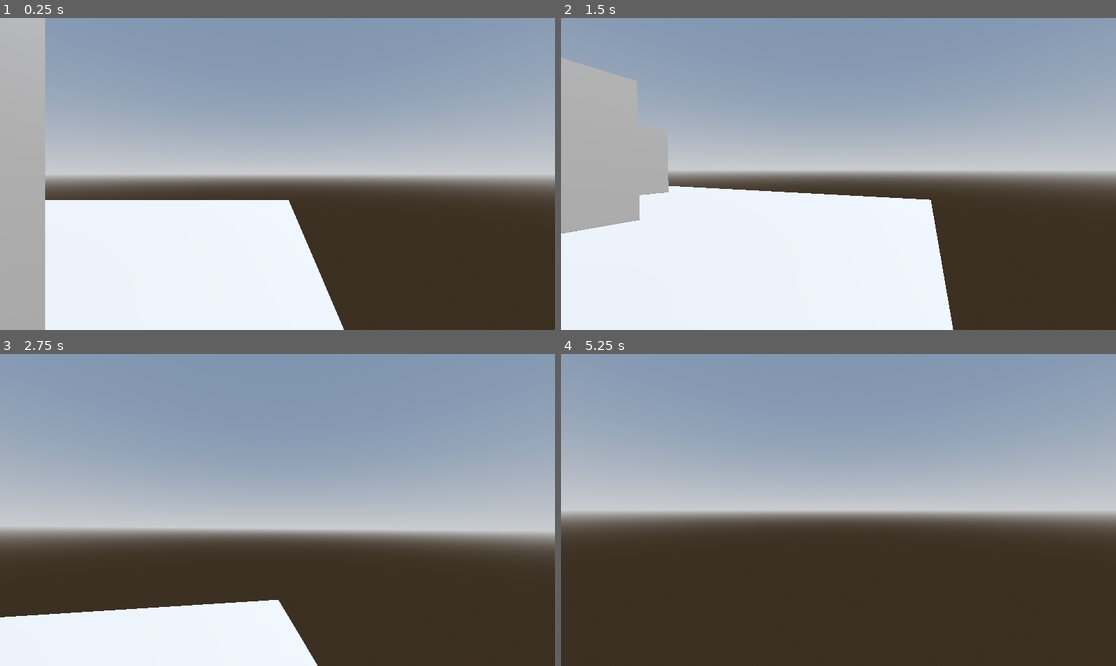
Above: before the commit, frames 1-4 (two rows, left to right).
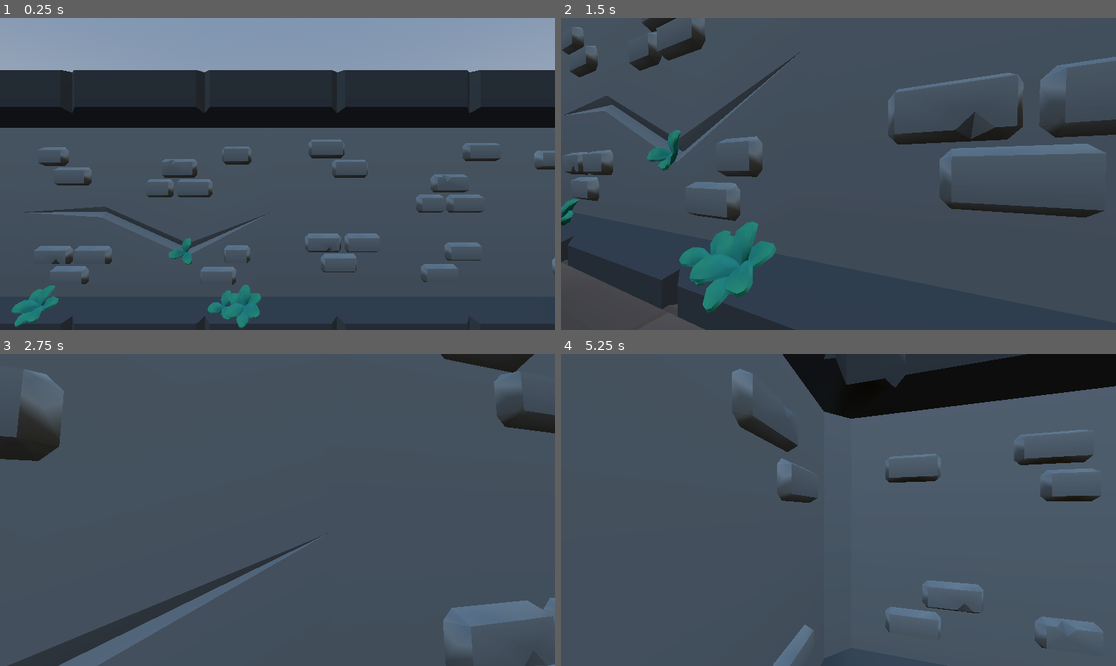
Above: after the commit, the same moments.

Repository: Daniel-Geo/medieval-adventure
Game: Godot game, scene res://scenes/main.tscn
Two runs of this game, one before a commit and one after it. Both use one fixed random seed, a clock stepped at 60 frames per second and the inputs below.
Inputs (mouse positions are in pixels of both pictures, inside the frame that each line leads up to):
- Up to frame 1 (0.25 s): no input
- Up to frame 2 (1.5 s): tap Enter at 0.5 s; move the mouse to (866, 174) at 0.52 s; hold Q (crouch) 0.53-1.28 s; hold W (forward) from 0.53 s (still down); tap Space (jump) at 0.77 s; move the mouse to (810, 174) at 1.27 s; tap Alt (free_look) at 1.35 s
- Up to frame 3 (2.75 s): keep holding W (forward); tap Space (jump) at 1.52 s; move the mouse to (288, 503) at 2.02 s; hold Shift (sprint) from 2.03 s (still down)
- Up to frame 4 (5.25 s): keep holding W (forward); move the mouse to (832, 516) at 2.77 s; release Shift (sprint) at 2.78 s; tap Q (crouch) at 2.85 s; tap Space (jump) at 3.02, 3.77, 4.52 s; move the mouse to (877, 513) at 3.52 s; hold Alt (free_look) 3.53-4.28 s; move the mouse to (794, 506) at 4.27 s; tap Shift (sprint) at 4.35 s; move the mouse to (844, 510) at 5.02 s; hold Q (crouch) from 5.03 s (still down)

The runs differ from the first frame. In frame 1, 84% of the frame differs, in the area x 0-100%, y 0-100%; in frame 2, 100%; in frame 3, 99%; in frame 4, 100%.

Commit message:
Expand main scene layout
Adds a larger building interior to `main.tscn` with wall, floor, chest, and barrel instances, while hiding the old CSG greyboxing setup. Also refines the chair collision with an additional shape and tighter sizing.

Diff:
--- a/scenes/main.tscn
+++ b/scenes/main.tscn
@@ -1,6 +1,18 @@
 [gd_scene format=3 uid="uid://bcpta8g7esve3"]
 
 [ext_resource type="PackedScene" uid="uid://j3bb5kt4ixjr" path="res://scenes/player.tscn" id="1_o5qli"]
+[ext_resource type="PackedScene" uid="uid://cgny3ubnf3cxr" path="res://scenes/props/chest.tscn" id="2_sugp2"]
+[ext_resource type="PackedScene" uid="uid://cpos4f7r3wr5l" path="res://scenes/props/barrel.tscn" id="3_jyhfs"]
+[ext_resource type="PackedScene" uid="uid://dujvfyghlk85o" path="res://scenes/building/wall.tscn" id="4_jyhfs"]
+[ext_resource type="PackedScene" uid="uid://ce0mithx6vwht" path="res://scenes/building/wall_arched_hollow.tscn" id="4_o6xl0"]
+[ext_resource type="PackedScene" uid="uid://t3webryrg4it" path="res://scenes/building/wall_corner.tscn" id="5_tipki"]
+[ext_resource type="PackedScene" uid="uid://c551h1over7mx" path="res://scenes/building/wall_tsplit.tscn" id="7_85g3d"]
+[ext_resource type="PackedScene" uid="uid://dbhgv5tv1btxj" path="res://scenes/building/wall_cracked.tscn" id="7_trceg"]
+[ext_resource type="PackedScene" uid="uid://cfp82rnum6mn2" path="res://scenes/building/pillar.tscn" id="8_a8y0u"]
+[ext_resource type="PackedScene" uid="uid://b0miwbr7df1b5" path="res://scenes/building/wall_window_closed.tscn" id="10_jkv2x"]
+[ext_resource type="PackedScene" uid="uid://cld060d4722ac" path="res://scenes/building/wall_arched.tscn" id="11_jbj1t"]
+[ext_resource type="PackedScene" uid="uid://bupojdn8u1ex8" path="res://scenes/building/wall_shelved.tscn" id="12_muem4"]
+[ext_resource type="PackedScene" uid="uid://b8ybawvi16omc" path="res://scenes/building/floor_wood.tscn" id="13_dp3eg"]
 
 [sub_resource type="ProceduralSkyMaterial" id="ProceduralSkyMaterial_7dm0k"]
 sky_horizon_color = Color(0.66224277, 0.6717428, 0.6867428, 1)
@@ -15,6 +27,10 @@
 tonemap_mode = 2
 glow_enabled = true
 
+[sub_resource type="StandardMaterial3D" id="StandardMaterial3D_sugp2"]
+transparency = 1
+albedo_color = Color(0, 1, 1, 0.46666667)
+
 [node name="Main" type="Node3D" unique_id=986578053]
 
 [node name="WorldEnvironment" type="WorldEnvironment" parent="." unique_id=2065818195]
@@ -25,17 +41,22 @@
 shadow_enabled = true
 
 [node name="Floor" type="CSGBox3D" parent="." unique_id=82722786]
-transform = Transform3D(38.880005, 0, 0, 0, 1, 0, 0, 0, 30.624002, 0, 0, 0)
-use_collision = true
+transform = Transform3D(38.880005, 0, 0, 0, 1, 0, 0, 0, 30.624002, 0, -5, 0)
+visible = false
+use_collision = true
+metadata/_edit_lock_ = true
 
 [node name="CSGCombiner3D" type="CSGCombiner3D" parent="." unique_id=480943320]
 transform = Transform3D(1, 0, 0, 0, 1, 0, 0, 0, 1, 14.1, 0, 2.5)
-use_collision = true
+visible = false
+material_override = SubResource("StandardMaterial3D_sugp2")
+metadata/_edit_lock_ = true
 
 [node name="CSGBox3D" type="CSGBox3D" parent="CSGCombiner3D" unique_id=1869914816]
 transform = Transform3D(1, 0, 0, 0, 1, 0, 0, 0, 1, 2.9999995, 2.9, 0)
 use_collision = true
 size = Vector3(1.4, 4.8, 6.4)
+metadata/_edit_lock_ = true
 
 [node name="CSGCylinder3D" type="CSGCylinder3D" parent="CSGCombiner3D/CSGBox3D" unique_id=1192053921]
 transform = Transform3D(-9.791351e-08, -1.4, 0, 2.24, -6.119594e-08, 0, 0, 0, 0.84000003, 0, -3.5, 0)
@@ -47,26 +68,31 @@
 transform = Transform3D(5.2154064e-08, 0, -1.0000001, 0, 1, 0, 0.70000005, 0, 7.4505806e-08, -0.9000006, 2.9, -2.7000003)
 use_collision = true
 size = Vector3(1.4, 4.8, 6.4)
+metadata/_edit_lock_ = true
 
 [node name="CSGBox3D3" type="CSGBox3D" parent="CSGCombiner3D" unique_id=914972102]
 transform = Transform3D(5.2154064e-08, 0, -1.0000001, 0, 1, 0, 0.70000005, 0, 7.4505806e-08, -0.9000006, 2.9, 2.6999998)
 use_collision = true
 size = Vector3(1.4, 4.8, 6.4)
+metadata/_edit_lock_ = true
 
 [node name="CSGBox3D4" type="CSGBox3D" parent="CSGCombiner3D" unique_id=2068516380]
 transform = Transform3D(0.70000005, 0, 1.182172e-07, 0, 1, 0, -8.275204e-08, 0, 1.0000001, -4.6000004, 2.9, 5.3999996)
 use_collision = true
 size = Vector3(1.4, 4.8, 6.4)
+metadata/_edit_lock_ = true
 
 [node name="CSGBox3D5" type="CSGBox3D" parent="CSGCombiner3D" unique_id=923101280]
 transform = Transform3D(0.70000005, 0, 1.182172e-07, 0, 1, 0, -8.275204e-08, 0, 1.0000001, -4.6000004, 2.9, -5.4000006)
 use_collision = true
 size = Vector3(1.4, 4.8, 6.4)
+metadata/_edit_lock_ = true
 
 [node name="CSGBox3D6" type="CSGBox3D" parent="CSGCombiner3D" unique_id=1938675564]
 transform = Transform3D(5.215406e-08, 0, -2.0000002, 0, 1, 0, 0.7, 0, 1.4901161e-07, -11.5, 2.9, -8.1)
 use_collision = true
 size = Vector3(1.4, 4.8, 6.4)
+metadata/_edit_lock_ = true
 
 [node name="CSGBox3D" type="CSGBox3D" parent="CSGCombiner3D/CSGBox3D6" unique_id=1667922716]
 transform = Transform3D(1.5, 0, 0, 0, 3.2899997, 0, 0, 0, 1, 2.3841858e-06, -1.6225, 2.0500002)
@@ -81,6 +107,7 @@
 transform = Transform3D(5.215406e-08, 0, -2.0000002, 0, 1, 0, 0.7, 0, 1.4901161e-07, -11.5, 2.9, 8.1)
 use_collision = true
 size = Vector3(1.4, 4.8, 6.4)
+metadata/_edit_lock_ = true
 
 [node name="CSGSphere3D" type="CSGSphere3D" parent="CSGCombiner3D/CSGBox3D7" unique_id=46080818]
 transform = Transform3D(2.5, 0, 0, 0, 2.5, 0, 1.4210855e-14, 0, 1.25, 0, 0, 0)
@@ -92,6 +119,7 @@
 transform = Transform3D(0.7, 0, 2.837213e-07, 0, 1, 0, -8.275203e-08, 0, 2.4000003, -17.4, 2.9, 1.7881393e-07)
 use_collision = true
 size = Vector3(1.4, 4.8, 6.4)
+metadata/_edit_lock_ = true
 
 [node name="CSGBox3D" type="CSGBox3D" parent="CSGCombiner3D/CSGBox3D8" unique_id=1382367121]
 transform = Transform3D(1.5, 0, 0, 0, 3.2899997, 0, -1.7763568e-14, 0, 1, 4.7683716e-07, -0.79999995, -1.5333331)
@@ -101,16 +129,19 @@
 transform = Transform3D(0.7, 0, 3.1209345e-07, 0, 1, 0, -8.275203e-08, 0, 2.6400003, -31.199999, 2.9, 2.3841858e-07)
 use_collision = true
 size = Vector3(1.4, 4.8, 6.4)
+metadata/_edit_lock_ = true
 
 [node name="CSGBox3D9" type="CSGBox3D" parent="CSGCombiner3D" unique_id=61273100]
 transform = Transform3D(0.70000005, 0, 1.182172e-07, 0, 1, 0, -8.275204e-08, 0, 1.0000001, -13.700001, 2.9, -4.4000006)
 use_collision = true
 size = Vector3(1.4, 4.8, 6.4)
+metadata/_edit_lock_ = true
 
 [node name="CSGBox3D10" type="CSGBox3D" parent="CSGCombiner3D" unique_id=1724617689]
 transform = Transform3D(-1.1335001e-07, 0, 0.9600001, 0, 1, 0, -0.7000001, 0, -1.5545146e-07, -15.532, 2.9, -13.599999)
 use_collision = true
 size = Vector3(1.4, 4.8, 4.8)
+metadata/_edit_lock_ = true
 
 [node name="CSGBox3D" type="CSGBox3D" parent="CSGCombiner3D/CSGBox3D10" unique_id=553286893]
 transform = Transform3D(1.2999985, 0, -1.2505552e-12, 0, 0.99999815, 0, 1.8474111e-13, 0, 2.8699973, -1.286, -1.5, 0)
@@ -120,6 +151,7 @@
 transform = Transform3D(0.70000005, -4.3711385e-08, 1.134885e-07, 3.059797e-08, 0.99999994, 4.196294e-08, -8.275204e-08, -4.3711385e-08, 0.96000004, -17.432, 2.9, -10.9)
 use_collision = true
 size = Vector3(1.4, 4.8, 4.8)
+metadata/_edit_lock_ = true
 
 [node name="CSGBox3D" type="CSGBox3D" parent="CSGCombiner3D/CSGBox3D11" unique_id=121788554]
 transform = Transform3D(1.2999985, -6.828817e-15, -1.1652901e-12, -9.508499e-15, 0.999998, 0, 1.6342483e-13, -7.1054274e-15, 2.8699973, 1.2860005, -0.50000024, 0.20833397)
@@ -129,6 +161,7 @@
 transform = Transform3D(0.70000005, -4.3711385e-08, 1.134885e-07, 3.059797e-08, 0.99999994, 4.196294e-08, -8.275204e-08, -4.3711385e-08, 0.96000004, -13.631999, 2.9, -10.9)
 use_collision = true
 size = Vector3(1.4, 4.8, 4.8)
+metadata/_edit_lock_ = true
 
 [node name="CSGBox3D" type="CSGBox3D" parent="CSGCombiner3D/CSGBox3D12" unique_id=1850382295]
 transform = Transform3D(1.2999985, -6.828817e-15, -1.1652901e-12, -1.3061212e-14, 0.9999979, 0, 1.563194e-13, -1.0658141e-14, 2.8699973, -1.286, 1.5, -0.104332924)
@@ -138,11 +171,13 @@
 transform = Transform3D(5.215406e-08, 0, -2.0000002, 0, 1, 0, 0.7, 0, 1.4901161e-07, -24.3, 2.9, -8.1)
 use_collision = true
 size = Vector3(1.4, 4.8, 6.4)
+metadata/_edit_lock_ = true
 
 [node name="CSGBox3D14" type="CSGBox3D" parent="CSGCombiner3D" unique_id=431486774]
 transform = Transform3D(5.215406e-08, 0, -2.0000002, 0, 1, 0, 0.7, 0, 1.4901161e-07, -24.3, 2.9, 2.6999998)
 use_collision = true
 size = Vector3(1.4, 4.8, 6.4)
+metadata/_edit_lock_ = true
 
 [node name="CSGBox3D" type="CSGBox3D" parent="CSGCombiner3D/CSGBox3D14" unique_id=1806674338]
 transform = Transform3D(1.5, 0, 0, 0, 3.2899997, 0, 0, 0, 1, 1.4305115e-06, -0.79999995, -0.3499999)
@@ -152,9 +187,251 @@
 transform = Transform3D(5.215406e-08, 0, -2.0000002, 0, 1, 0, 0.7, 0, 1.4901161e-07, -24.3, 2.9, 8.1)
 use_collision = true
 size = Vector3(1.4, 4.8, 6.4)
+metadata/_edit_lock_ = true
 
 [node name="CSGCylinder3D" type="CSGCylinder3D" parent="CSGCombiner3D" unique_id=132541077]
 transform = Transform3D(1, 0, 0, 0, 2.5, 0, 0, 0, 1, -10.512004, 3, 1)
+metadata/_edit_lock_ = true
 
 [node name="Player" parent="." unique_id=1705280114 instance=ExtResource("1_o5qli")]
-transform = Transform3D(1, 0, 0, 0, 1, 0, 0, 0, 1, 18.6, 2, 0)
+transform = Transform3D(1, 0, 0, 0, 1, 0, 0, 0, 1, 11.1, 2, 1.8000001)
+
+[node name="Chest" parent="." unique_id=851442046 instance=ExtResource("2_sugp2")]
+transform = Transform3D(-4.371139e-08, 0, 1, 0, 1, 0, -1, 0, -4.371139e-08, 5.1, -7.450581e-09, 3.5)
+
+[node name="Barrel" parent="." unique_id=1969652767 instance=ExtResource("3_jyhfs")]
+transform = Transform3D(1, 0, 0, 0, 1, 0, 0, 0, 1, -7.155, 0, -0.894)
+
+[node name="Building" type="Node3D" parent="." unique_id=222286681]
+
+[node name="Walls" type="Node3D" parent="Building" unique_id=1927463204]
+
+[node name="WallArchedHollow" parent="Building/Walls" unique_id=1392499276 instance=ExtResource("4_o6xl0")]
+transform = Transform3D(-4.371139e-08, 0, 1, 0, 1, 0, -1, 0, -4.371139e-08, 17, 0, 2.3)
+
+[node name="WallCorner" parent="Building/Walls" unique_id=410716583 instance=ExtResource("5_tipki")]
+transform = Transform3D(-4.371139e-08, 0, -1, 0, 1, 0, 1, 0, -4.371139e-08, 17, 0, 6.3)
+
+[node name="WallCorner2" parent="Building/Walls" unique_id=178204974 instance=ExtResource("5_tipki")]
+transform = Transform3D(1, 0, 0, 0, 1, 0, 0, 0, 1, 17, 0, -1.6999998)
+
+[node name="Wall" parent="Building/Walls" unique_id=1136657371 instance=ExtResource("4_jyhfs")]
+transform = Transform3D(1, 0, 0, 0, 1, 0, 0, 0, 1, 13, 0, -1.7)
+
+[node name="Wall2" parent="Building/Walls" unique_id=841676919 instance=ExtResource("4_jyhfs")]
+transform = Transform3D(1, 0, 0, 0, 1, 0, 0, 0, 1, 13, 0, 6.3)
+
+[node name="Wall3" parent="Building/Walls" unique_id=1368886834 instance=ExtResource("4_jyhfs")]
+transform = Transform3D(1, 0, 0, 0, 1, 0, 0, 0, 1, 9, 0, 6.3)
+
+[node name="WallCracked" parent="Building/Walls" unique_id=1351286928 instance=ExtResource("7_trceg")]
+transform = Transform3D(1, 0, 0, 0, 1, 0, 0, 0, 1, 9, 0, -1.7)
+
+[node name="WallCorner3" parent="Building/Walls" unique_id=1785399453 instance=ExtResource("5_tipki")]
+transform = Transform3D(-4.371139e-08, 0, 1, 0, 1, 0, -1, 0, -4.371139e-08, 4.9999995, 0, 6.3)
+
+[node name="WallCorner4" parent="Building/Walls" unique_id=984978174 instance=ExtResource("5_tipki")]
+transform = Transform3D(-1, 0, -8.742278e-08, 0, 1, 0, 8.742278e-08, 0, -1, 5, 0, -1.6999998)
+
+[node name="WallCorner5" parent="Building/Walls" unique_id=1011058725 instance=ExtResource("5_tipki")]
+transform = Transform3D(1, 0, 0, 0, 1, 0, 0, 0, 1, 5, 0, -5.7000003)
+
+[node name="WallCorner6" parent="Building/Walls" unique_id=7486832 instance=ExtResource("5_tipki")]
+transform = Transform3D(-4.371139e-08, 0, -1, 0, 1, 0, 1, 0, -4.371139e-08, 5, 0, 10.3)
+
+[node name="Pillar" parent="Building/Walls" unique_id=1107729358 instance=ExtResource("8_a8y0u")]
+transform = Transform3D(1, 0, 0, 0, 1, 0, 0, 0, 1, 3.6000001, 7.450581e-09, 3.5)
+
+[node name="Wall5" parent="Building/Walls" unique_id=1330821468 instance=ExtResource("4_jyhfs")]
+transform = Transform3D(1, 0, 0, 0, 1, 0, 0, 0, 1, 0.9999998, 0, -5.7000003)
+
+[node name="Wall6" parent="Building/Walls" unique_id=1441061049 instance=ExtResource("4_jyhfs")]
+transform = Transform3D(1, 0, 0, 0, 1, 0, 0, 0, 1, 1, 0, 10.3)
+
+[node name="WallTsplit" parent="Building/Walls" unique_id=1164158258 instance=ExtResource("7_85g3d")]
+transform = Transform3D(1, 0, 0, 0, 1, 0, 0, 0, 1, -2.9999998, 0, -5.7)
+
+[node name="WallWindowClosed" parent="Building/Walls" unique_id=1373012757 instance=ExtResource("10_jkv2x")]
+transform = Transform3D(1, 0, 0, 0, 1, 0, 0, 0, 1, -3, 0, 10.3)
+
+[node name="WallArched" parent="Building/Walls" unique_id=1598732043 instance=ExtResource("11_jbj1t")]
+transform = Transform3D(-4.371139e-08, 0, 1, 0, 1, 0, -1, 0, -4.371139e-08, -3, 0, -1.6999998)
+
+[node name="Wall9" parent="Building/Walls" unique_id=1193696071 instance=ExtResource("4_jyhfs")]
+transform = Transform3D(1, 0, 0, 0, 1, 0, 0, 0, 1, -7, 0, -5.7000003)
+
+[node name="Wall10" parent="Building/Walls" unique_id=1205577737 instance=ExtResource("4_jyhfs")]
+transform = Transform3D(1, 0, 0, 0, 1, 0, 0, 0, 1, -7, 0, 10.299999)
+
+[node name="WallTsplit3" parent="Building/Walls" unique_id=1644939629 instance=ExtResource("7_85g3d")]
+transform = Transform3D(1, 0, 0, 0, 1, 0, 0, 0, 1, -10.999999, 0, -5.7)
+
+[node name="WallTsplit4" parent="Building/Walls" unique_id=832041407 instance=ExtResource("7_85g3d")]
+transform = Transform3D(-1, -3.821371e-15, -8.742278e-08, 3.821371e-15, 1, -8.742278e-08, 8.742278e-08, -8.742278e-08, -1, -10.999999, 0, 10.3)
+
+[node name="WallArchedHollow3" parent="Building/Walls" unique_id=1676104029 instance=ExtResource("4_o6xl0")]
+transform = Transform3D(-4.371139e-08, 0, 1, 0, 1, 0, -1, 0, -4.371139e-08, -11, 0, -1.6999998)
+
+[node name="WallTsplit2" parent="Building/Walls" unique_id=1108030952 instance=ExtResource("7_85g3d")]
+transform = Transform3D(-4.371139e-08, 3.821371e-15, -1, 8.742278e-08, 1, 0, 1, -8.742278e-08, -4.371139e-08, -11, 0, 2.3000002)
+
+[node name="WallArchedHollow2" parent="Building/Walls" unique_id=1730949601 instance=ExtResource("4_o6xl0")]
+transform = Transform3D(-4.371139e-08, 0, 1, 0, 1, 0, -1, 0, -4.371139e-08, -11, 0, 6.3)
+
+[node name="Wall11" parent="Building/Walls" unique_id=950177914 instance=ExtResource("4_jyhfs")]
+transform = Transform3D(1, 0, 0, 0, 1, 0, 0, 0, 1, -15, 0, 2.3000002)
+
+[node name="Wall12" parent="Building/Walls" unique_id=2147008712 instance=ExtResource("4_jyhfs")]
+transform = Transform3D(1, 0, 0, 0, 1, 0, 0, 0, 1, -15, 0, -5.7)
+
+[node name="Wall13" parent="Building/Walls" unique_id=1153103545 instance=ExtResource("4_jyhfs")]
+transform = Transform3D(1, 0, 0, 0, 1, 0, 0, 0, 1, -15, 0, 10.3)
+
+[node name="Wall14" parent="Building/Walls" unique_id=1732310378 instance=ExtResource("4_jyhfs")]
+transform = Transform3D(1, 0, 0, 0, 1, 0, 0, 0, 1, -19, 0, 10.3)
+
+[node name="WallShelved" parent="Building/Walls" unique_id=975486900 instance=ExtResource("12_muem4")]
+transform = Transform3D(1, 0, 0, 0, 1, 0, 0, 0, 1, -19, 0, 2.3)
+
+[node name="Wall16" parent="Building/Walls" unique_id=1009157898 instance=ExtResource("4_jyhfs")]
+transform = Transform3D(1, 0, 0, 0, 1, 0, 0, 0, 1, -19, 0, -5.7)
+
+[node name="Wall17" parent="Building/Walls" unique_id=1697387521 instance=ExtResource("4_jyhfs")]
+transform = Transform3D(1, 0, 0, 0, 1, 0, 0, 0, 1, -23, 0, -5.7)
+
+[node name="Wall18" parent="Building/Walls" unique_id=800943971 instance=ExtResource("4_jyhfs")]
+transform = Transform3D(1, 0, 0, 0, 1, 0, 0, 0, 1, -23, 0, 2.3000002)
+
+[node name="WallCracked2" parent="Building/Walls" unique_id=615369679 instance=ExtResource("7_trceg")]
+transform = Transform3D(1, 0, 0, 0, 1, 0, 0, 0, 1, -23, 0, 10.3)
+
+[node name="WallCorner8" parent="Building/Walls" unique_id=1846354594 instance=ExtResource("5_tipki")]
+transform = Transform3D(-4.371139e-08, 0, 1, 0, 1, 0, -1, 0, -4.371139e-08, -27, 0, -5.7)
+
+[node name="Wall20" parent="Building/Walls" unique_id=1254734625 instance=ExtResource("4_jyhfs")]
+transform = Transform3D(-4.371139e-08, 0, 1, 0, 1, 0, -1, 0, -4.371139e-08, -27, 0, -1.6999998)
+
+[node name="WallTsplit5" parent="Building/Walls" unique_id=2125716854 instance=ExtResource("7_85g3d")]
+transform = Transform3D(-4.371139e-08, 0, 1, 0, 1, 0, -1, 0, -4.371139e-08, -27, 0, 2.3000002)
+
+[node name="WallArched2" parent="Building/Walls" unique_id=400084040 instance=ExtResource("11_jbj1t")]
+transform = Transform3D(-4.371139e-08, 0, 1, 0, 1, 0, -1, 0, -4.371139e-08, -27, 0, 6.3000007)
+
+[node name="WallCorner7" parent="Building/Walls" unique_id=673798520 instance=ExtResource("5_tipki")]
+transform = Transform3D(-1, 0, -8.742278e-08, 0, 1, 0, 8.742278e-08, 0, -1, -27.000002, 0, 10.3)
+
+[node name="Floor" type="Node3D" parent="Building" unique_id=1483934870]
+
+[node name="FloorWood" parent="Building/Floor" unique_id=715538123 instance=ExtResource("13_dp3eg")]
+transform = Transform3D(1, 0, 0, 0, 1, 0, 0, 0, 1, -25, 0, 8.3)
+
+[node name="FloorWood2" parent="Building/Floor" unique_id=1003032922 instance=ExtResource("13_dp3eg")]
+transform = Transform3D(1, 0, 0, 0, 1, 0, 0, 0, 1, -25, 0, 4.3)
+
+[node name="FloorWood3" parent="Building/Floor" unique_id=1579290558 instance=ExtResource("13_dp3eg")]
+transform = Transform3D(1, 0, 0, 0, 1, 0, 0, 0, 1, -21, 0, 8.3)
+
+[node name="FloorWood4" parent="Building/Floor" unique_id=14802528 instance=ExtResource("13_dp3eg")]
+transform = Transform3D(1, 0, 0, 0, 1, 0, 0, 0, 1, -21, 0, 4.3)
+
+[node name="FloorWood5" parent="Building/Floor" unique_id=457339745 instance=ExtResource("13_dp3eg")]
+transform = Transform3D(1, 0, 0, 0, 1, 0, 0, 0, 1, -17, 0, 8.3)
+
+[node name="FloorWood6" parent="Building/Floor" unique_id=1852945713 instance=ExtResource("13_dp3eg")]
+transform = Transform3D(1, 0, 0, 0, 1, 0, 0, 0, 1, -17, 0, 4.3)
+
+[node name="FloorWood7" parent="Building/Floor" unique_id=279797783 instance=ExtResource("13_dp3eg")]
+transform = Transform3D(1, 0, 0, 0, 1, 0, 0, 0, 1, -13, 0, 8.3)
+
+[node name="FloorWood8" parent="Building/Floor" unique_id=1002305280 instance=ExtResource("13_dp3eg")]
+transform = Transform3D(1, 0, 0, 0, 1, 0, 0, 0, 1, -13, 0, 4.3)
+
+[node name="FloorWood9" parent="Building/Floor" unique_id=1107973793 instance=ExtResource("13_dp3eg")]
+transform = Transform3D(1, 0, 0, 0, 1, 0, 0, 0, 1, -25, 0, 0.3000002)
+
+[node name="FloorWood10" parent="Building/Floor" unique_id=601849373 instance=ExtResource("13_dp3eg")]
+transform = Transform3D(1, 0, 0, 0, 1, 0, 0, 0, 1, -25, 0, -3.6999998)
+
+[node name="FloorWood11" parent="Building/Floor" unique_id=960214017 instance=ExtResource("13_dp3eg")]
+transform = Transform3D(1, 0, 0, 0, 1, 0, 0, 0, 1, -21, 0, 0.3000002)
+
+[node name="FloorWood12" parent="Building/Floor" unique_id=1890181688 instance=ExtResource("13_dp3eg")]
+transform = Transform3D(1, 0, 0, 0, 1, 0, 0, 0, 1, -21, 0, -3.6999998)
+
+[node name="FloorWood13" parent="Building/Floor" unique_id=685359469 instance=ExtResource("13_dp3eg")]
+transform = Transform3D(1, 0, 0, 0, 1, 0, 0, 0, 1, -17, 0, 0.3000002)
+
+[node name="FloorWood14" parent="Building/Floor" unique_id=1975105516 instance=ExtResource("13_dp3eg")]
+transform = Transform3D(1, 0, 0, 0, 1, 0, 0, 0, 1, -17, 0, -3.6999998)
+
+[node name="FloorWood15" parent="Building/Floor" unique_id=1854597658 instance=ExtResource("13_dp3eg")]
+transform = Transform3D(1, 0, 0, 0, 1, 0, 0, 0, 1, -13, 0, 0.3000002)
+
+[node name="FloorWood16" parent="Building/Floor" unique_id=823920311 instance=ExtResource("13_dp3eg")]
+transform = Transform3D(1, 0, 0, 0, 1, 0, 0, 0, 1, -13, 0, -3.6999998)
+
+[node name="FloorWood17" parent="Building/Floor" unique_id=217367761 instance=ExtResource("13_dp3eg")]
+transform = Transform3D(1, 0, 0, 0, 1, 0, 0, 0, 1, -9, 0, 8.3)
+
+[node name="FloorWood18" parent="Building/Floor" unique_id=27678850 instance=ExtResource("13_dp3eg")]
+transform = Transform3D(1, 0, 0, 0, 1, 0, 0, 0, 1, -9, 0, 4.3)
+
+[node name="FloorWood19" parent="Building/Floor" unique_id=1836306095 instance=ExtResource("13_dp3eg")]
+transform = Transform3D(1, 0, 0, 0, 1, 0, 0, 0, 1, -5, 0, 8.3)
+
+[node name="FloorWood20" parent="Building/Floor" unique_id=1800791895 instance=ExtResource("13_dp3eg")]
+transform = Transform3D(1, 0, 0, 0, 1, 0, 0, 0, 1, -5, 0, 4.3)
+
+[node name="FloorWood21" parent="Building/Floor" unique_id=437186239 instance=ExtResource("13_dp3eg")]
+transform = Transform3D(1, 0, 0, 0, 1, 0, 0, 0, 1, -1, 0, 8.3)
+
+[node name="FloorWood22" parent="Building/Floor" unique_id=1015613276 instance=ExtResource("13_dp3eg")]
+transform = Transform3D(1, 0, 0, 0, 1, 0, 0, 0, 1, -1, 0, 4.3)
+
+[node name="FloorWood23" parent="Building/Floor" unique_id=1584349810 instance=ExtResource("13_dp3eg")]
+transform = Transform3D(1, 0, 0, 0, 1, 0, 0, 0, 1, 3, 0, 8.3)
+
+[node name="FloorWood24" parent="Building/Floor" unique_id=601219032 instance=ExtResource("13_dp3eg")]
+transform = Transform3D(1, 0, 0, 0, 1, 0, 0, 0, 1, 3, 0, 4.3)
+
+[node name="FloorWood25" parent="Building/Floor" unique_id=492207637 instance=ExtResource("13_dp3eg")]
+transform = Transform3D(1, 0, 0, 0, 1, 0, 0, 0, 1, -9, 0, 0.3000002)
+
+[node name="FloorWood26" parent="Building/Floor" unique_id=975399681 instance=ExtResource("13_dp3eg")]
+transform = Transform3D(1, 0, 0, 0, 1, 0, 0, 0, 1, -9, 0, -3.6999998)
+
+[node name="FloorWood27" parent="Building/Floor" unique_id=334783085 instance=ExtResource("13_dp3eg")]
+transform = Transform3D(1, 0, 0, 0, 1, 0, 0, 0, 1, -5, 0, 0.3000002)
+
+[node name="FloorWood28" parent="Building/Floor" unique_id=110029144 instance=ExtResource("13_dp3eg")]
+transform = Transform3D(1, 0, 0, 0, 1, 0, 0, 0, 1, -5, 0, -3.6999998)
+
+[node name="FloorWood29" parent="Building/Floor" unique_id=862032078 instance=ExtResource("13_dp3eg")]
+transform = Transform3D(1, 0, 0, 0, 1, 0, 0, 0, 1, -1, 0, 0.3000002)
+
+[node name="FloorWood30" parent="Building/Floor" unique_id=1023339526 instance=ExtResource("13_dp3eg")]
+transform = Transform3D(1, 0, 0, 0, 1, 0, 0, 0, 1, -1, 0, -3.6999998)
+
+[node name="FloorWood31" parent="Building/Floor" unique_id=140031156 instance=ExtResource("13_dp3eg")]
+transform = Transform3D(1, 0, 0, 0, 1, 0, 0, 0, 1, 3, 0, 0.3000002)
+
+[node name="FloorWood33" parent="Building/Floor" unique_id=396918709 instance=ExtResource("13_dp3eg")]
+transform = Transform3D(1, 0, 0, 0, 1, 0, 0, 0, 1, 7, 0, 4.3)
+
+[node name="FloorWood34" parent="Building/Floor" unique_id=830917972 instance=ExtResource("13_dp3eg")]
+transform = Transform3D(1, 0, 0, 0, 1, 0, 0, 0, 1, 11, 0, 4.3)
+
+[node name="FloorWood35" parent="Building/Floor" unique_id=60232388 instance=ExtResource("13_dp3eg")]
+transform = Transform3D(1, 0, 0, 0, 1, 0, 0, 0, 1, 15, 0, 4.3)
+
+[node name="FloorWood36" parent="Building/Floor" unique_id=1517822830 instance=ExtResource("13_dp3eg")]
+transform = Transform3D(1, 0, 0, 0, 1, 0, 0, 0, 1, 7, 0, 0.3000002)
+
+[node name="FloorWood37" parent="Building/Floor" unique_id=462692240 instance=ExtResource("13_dp3eg")]
+transform = Transform3D(1, 0, 0, 0, 1, 0, 0, 0, 1, 11, 0, 0.3000002)
+
+[node name="FloorWood38" parent="Building/Floor" unique_id=101418771 instance=ExtResource("13_dp3eg")]
+transform = Transform3D(1, 0, 0, 0, 1, 0, 0, 0, 1, 15, 0, 0.3000002)
+
+[node name="FloorWood32" parent="Building/Floor" unique_id=811890438 instance=ExtResource("13_dp3eg")]
+transform = Transform3D(1, 0, 0, 0, 1, 0, 0, 0, 1, 3, 0, -3.6999998)
--- a/scenes/props/chair.tscn
+++ b/scenes/props/chair.tscn
@@ -3,12 +3,19 @@
 [ext_resource type="PackedScene" uid="uid://dyo0yw5isd54m" path="res://assets/models/props/chair.glb" id="1_ryfsa"]
 
 [sub_resource type="BoxShape3D" id="BoxShape3D_kydwf"]
-size = Vector3(0.8, 1.2, 0.8)
+size = Vector3(0.2, 1.2, 0.8)
+
+[sub_resource type="BoxShape3D" id="BoxShape3D_ryfsa"]
+size = Vector3(0.5, 0.5, 0.8)
 
 [node name="Chair" type="StaticBody3D" unique_id=1683445673]
 
 [node name="chair" parent="." unique_id=1850484240 instance=ExtResource("1_ryfsa")]
 
 [node name="CollisionShape3D" type="CollisionShape3D" parent="." unique_id=220843162]
-transform = Transform3D(1, 0, 0, 0, 1, 0, 0, 0, 1, 2.9802322e-08, 0.6, -2.9802322e-08)
+transform = Transform3D(1, 0, 0, 0, 1, 0, 0, 0, 1, 0.25, 0.6, 0)
 shape = SubResource("BoxShape3D_kydwf")
+
+[node name="CollisionShape3D2" type="CollisionShape3D" parent="." unique_id=501462074]
+transform = Transform3D(1, 0, 0, 0, 1, 0, 0, 0, 1, -0.09999998, 0.25, 0)
+shape = SubResource("BoxShape3D_ryfsa")
